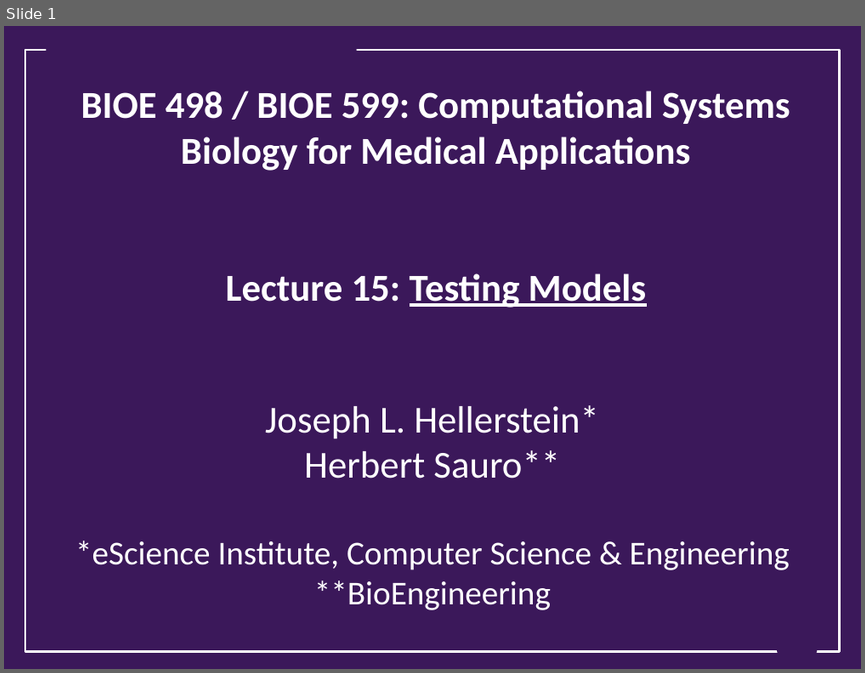
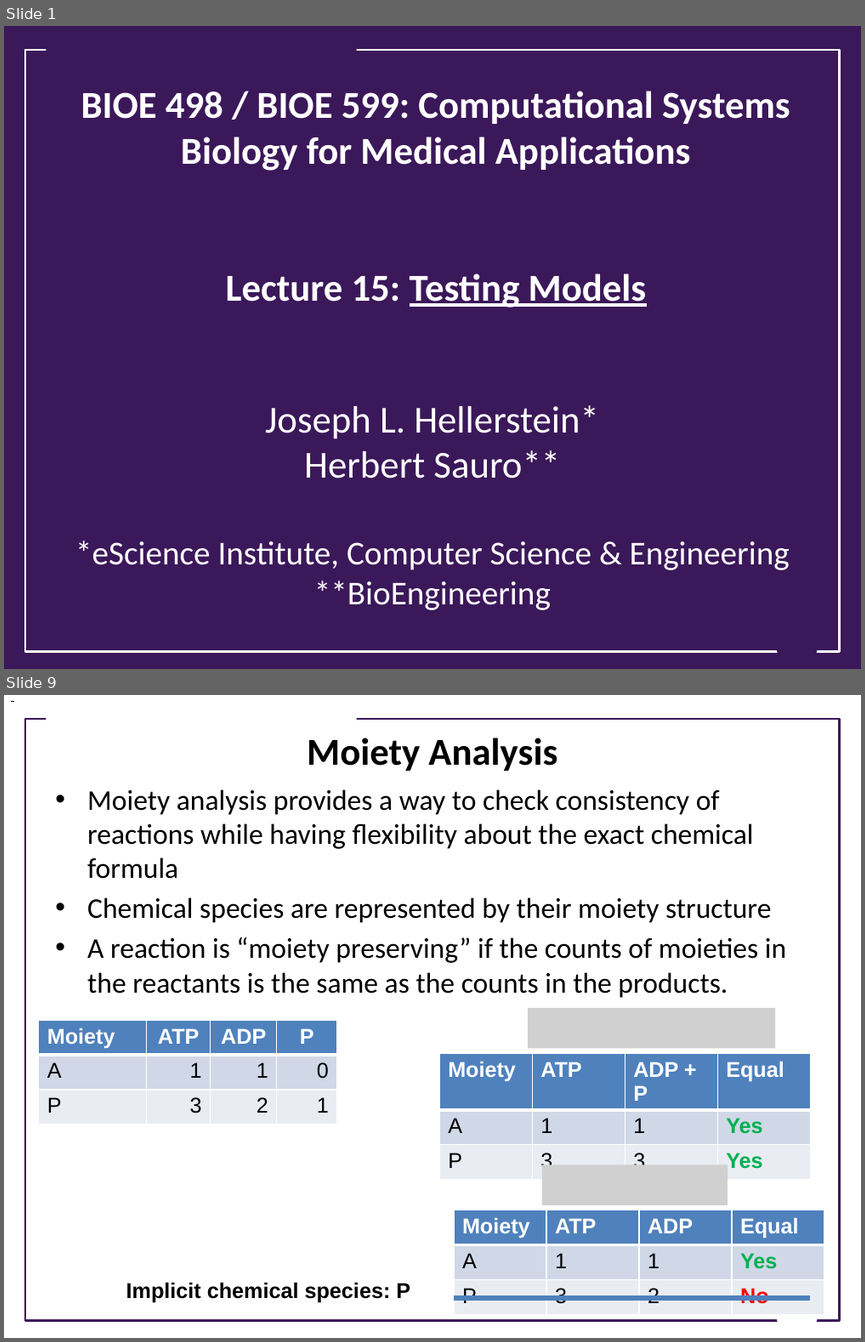
Before and after one commit to ModelEngineering/advancing-biomedical-models, a slide deck: lecture_15/15_static_testing.pptx. Shown one above the other, each under a label of ours: slide 1 before the commit, slides 1 and 9 after it; the slides between them are not shown. The pictures are 865x673 and 865x1342 pixels, drawn with LibreOffice and Linux fonts; fonts in the diff are those of the drawing; grey boxes stand for pictures; background and template pictures are left out. Boxes give left, top, right and bottom in pixels: in the first picture for what was removed or moved away, otherwise in the second. Text is boxed around its words. In the diff, an @@ line names an element or a change of style, - is before the commit and + after.

```diff
--- a/lecture_15/15_static_testing.pptx
+++ b/lecture_15/15_static_testing.pptx
@@ slide 9 added at (x1=4, y1=695, x2=861, y2=1338), background #FFFFFF @@
@@ rectangle added at (x1=25, y1=719, x2=840, y2=1321), outline #3B185A 1.75 pt @@
@@ rectangle added at (x1=46, y1=709, x2=356, y2=730), fill #FFFFFF @@
@@ title added at (x1=307, y1=737, x2=557, y2=771), 32 pt, text #000000, bold @@
+Moiety Analysis
@@ text added at (x1=87, y1=789, x2=786, y2=998), 24 pt, text #000000 @@
+• Moiety analysis provides a way to check consistency of reactions while having flexibility about the exact chemical formula
+• Chemical species are represented by their moiety structure
+• A reaction is “moiety preserving” if the counts of moieties in the reactants is the same as the counts in the products.
@@ table added at (x1=38, y1=1020, x2=336, y2=1124), 3 rows, 4 columns @@
+Moiety | ATP | ADP | P
+A | 1 | 1 | 0
+P | 3 | 2 | 1
@@ picture added at (x1=528, y1=1008, x2=775, y2=1048) @@
@@ table added at (x1=439, y1=1053, x2=810, y2=1172), 3 rows, 4 columns @@
+Moiety | ATP | ADP + P | Equal
+A | 1 | 1 | Yes
+P | 3 | 3 | Yes
@@ picture added at (x1=542, y1=1164, x2=728, y2=1205) @@
@@ table added at (x1=454, y1=1210, x2=824, y2=1315), 3 rows, 4 columns @@
+Moiety | ATP | ADP | Equal
+A | 1 | 1 | Yes
+P | 3 | 2 | No
@@ text added at (x1=126, y1=1281, x2=410, y2=1302), 18 pt, text #000000, bold @@
+Implicit chemical species: P
@@ line added from (454, 1298) to (811, 1298), #4F81BD 4.5 pt @@
@@ page number added at (x1=720, y1=1295, x2=732, y2=1300), 18 pt, text #000000 @@
+9
@@ trapezoid added at (x1=769, y1=1290, x2=824, y2=1327), fill #FFFFFF @@
```
Also in this commit, not shown: 1 slide changed, 13 other slides added.
